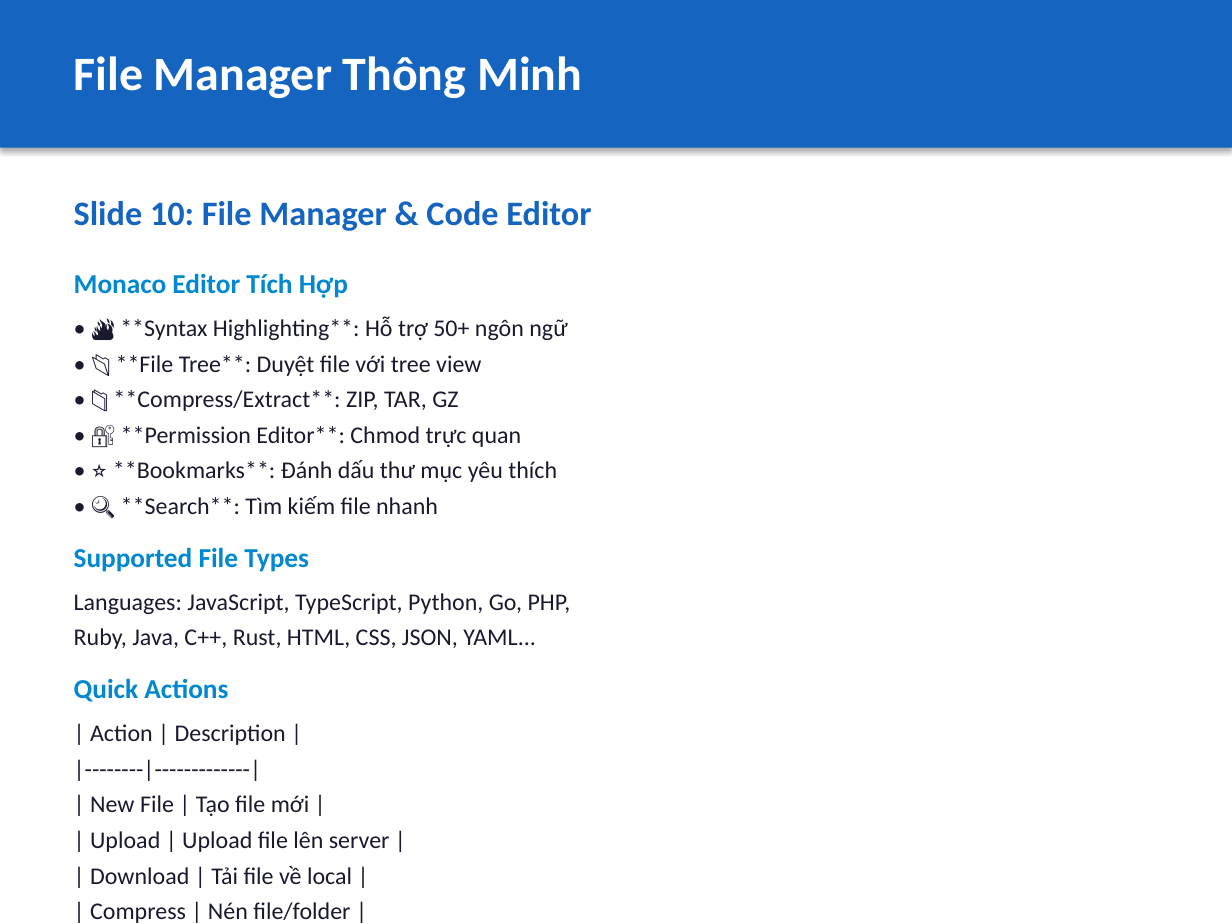
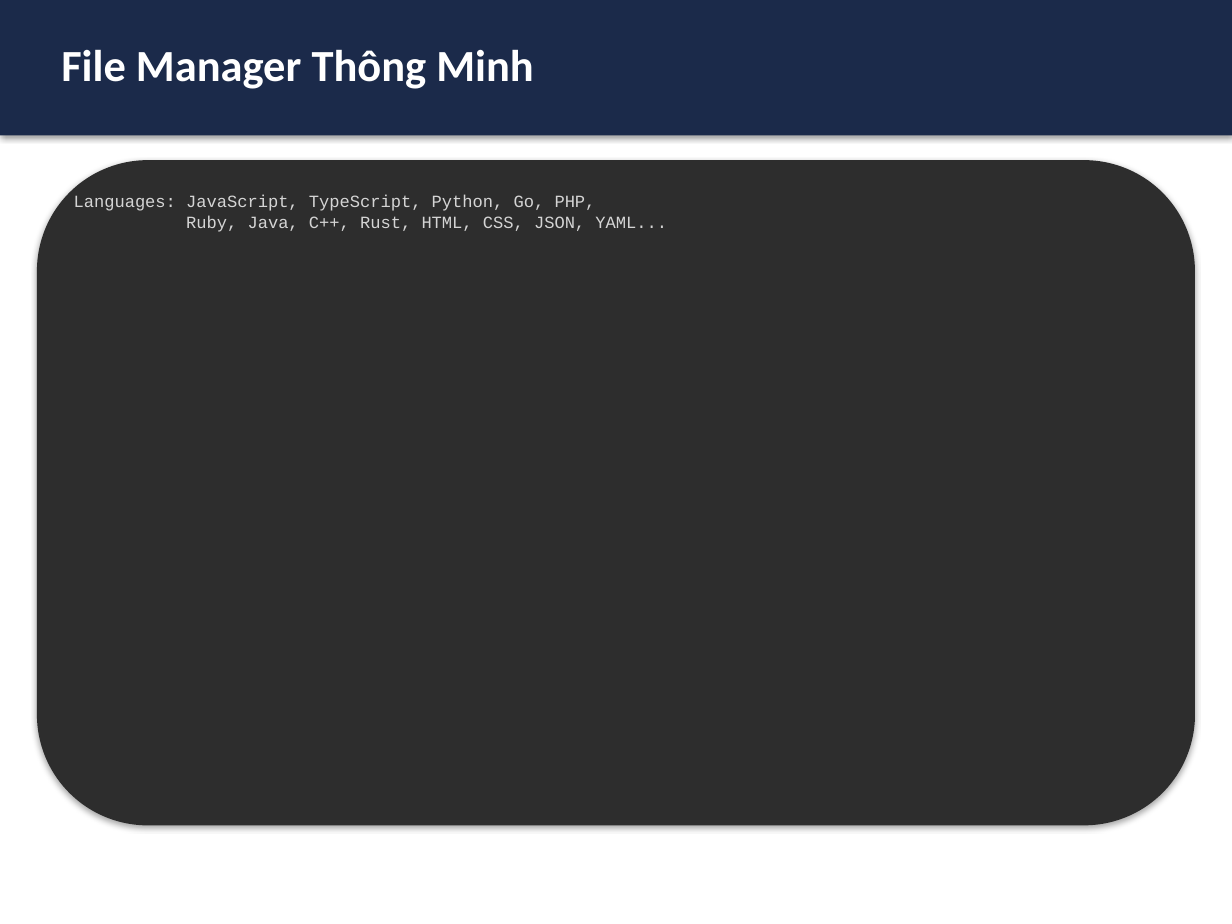
Before and after one commit to NguyenVanHuyDung/ITDLUPanel, a slide deck: slide 11 of docs/slides/01-introduction.pptx. Drawn at 1232x924 pixels with LibreOffice and Linux fonts; fonts in the diff are those of the drawing. Boxes give left, top, right and bottom in pixels: in the first picture for what was removed or moved away, otherwise in the second. Text is boxed around its words. In the diff, an @@ line names an element or a change of style, - is before the commit and + after.

```diff
--- a/docs/slides/01-introduction.pptx
+++ b/docs/slides/01-introduction.pptx
@@ rectangle: place and size @@
-rectangle at (0, 0, 1232, 148)
+rectangle at (0, 0, 1232, 136)
@@ rectangle at (0, 0, 1232, 136): fill #1565C0 to #1B2A4A @@
@@ text "File Manager Thông Minh": place and size @@
-text "File Manager Thông Minh" at (74, 56, 582, 98)
+text "File Manager Thông Minh" at (61, 49, 533, 89)
@@ text "File Manager Thông Minh" at (61, 49, 533, 89): size 28 to 26 pt @@
@@ rounded rectangle added at (37, 160, 1195, 825), fill #2D2D2D @@
@@ text "Languages: JavaScript, TypeScript, Python, Go, ..." at (74, 195, 667, 232): size 14 to 10 pt, font Calibri to Courier New, text colour #1A1A2E to #D4D4D4; less space between paragraphs @@
@@ text at (74, 201, 591, 572): paragraphs removed @@
-Slide 10: File Manager & Code Editor
-Monaco Editor Tích Hợp
-• 🔥 **Syntax Highlighting**: Hỗ trợ 50+ ngôn ngữ
-• 📂 **File Tree**: Duyệt file với tree view
-• 📁 **Compress/Extract**: ZIP, TAR, GZ
-• 🔐 **Permission Editor**: Chmod trực quan
-• ⭐ **Bookmarks**: Đánh dấu thư mục yêu thích
-• 🔍 **Search**: Tìm kiếm file nhanh
-Supported File Types
@@ text at (74, 678, 390, 923): paragraphs removed @@
-Quick Actions
-| Action | Description |
-|--------|-------------|
-| New File | Tạo file mới |
-| Upload | Upload file lên server |
-| Download | Tải file về local |
-| Compress | Nén file/folder |
-| Extract | Giải nén archive |
```
Also in this commit, not shown: 21 other slides changed, 1 slide added, 19 other files.
